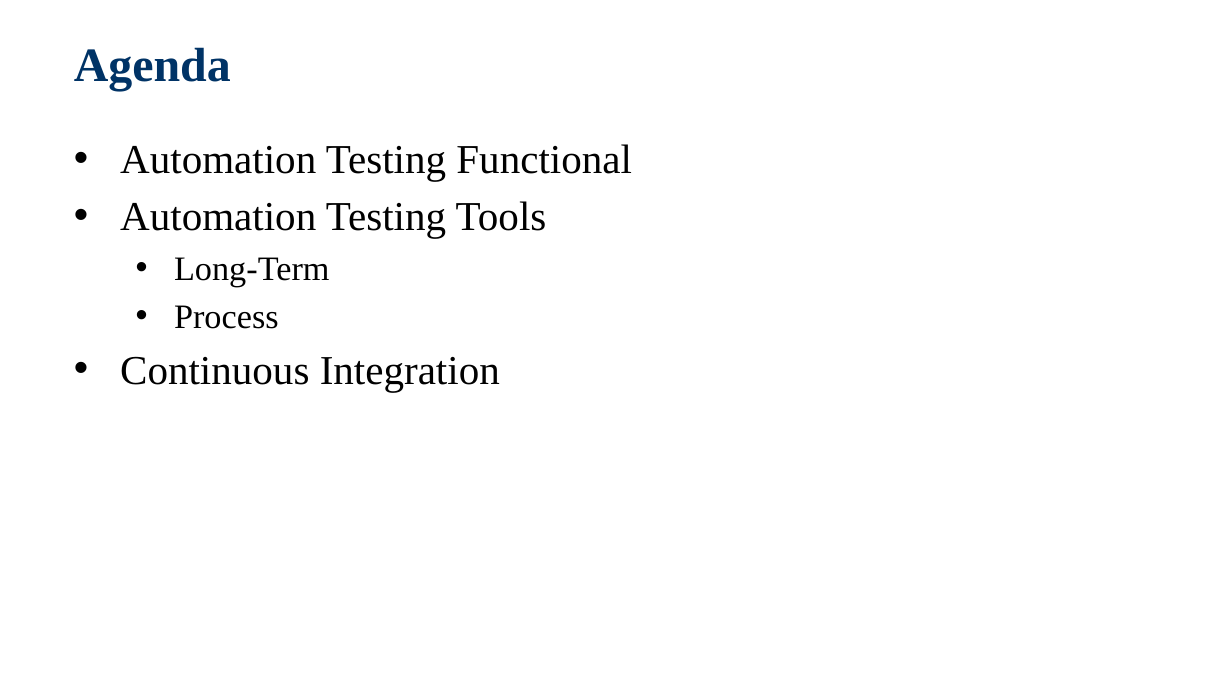
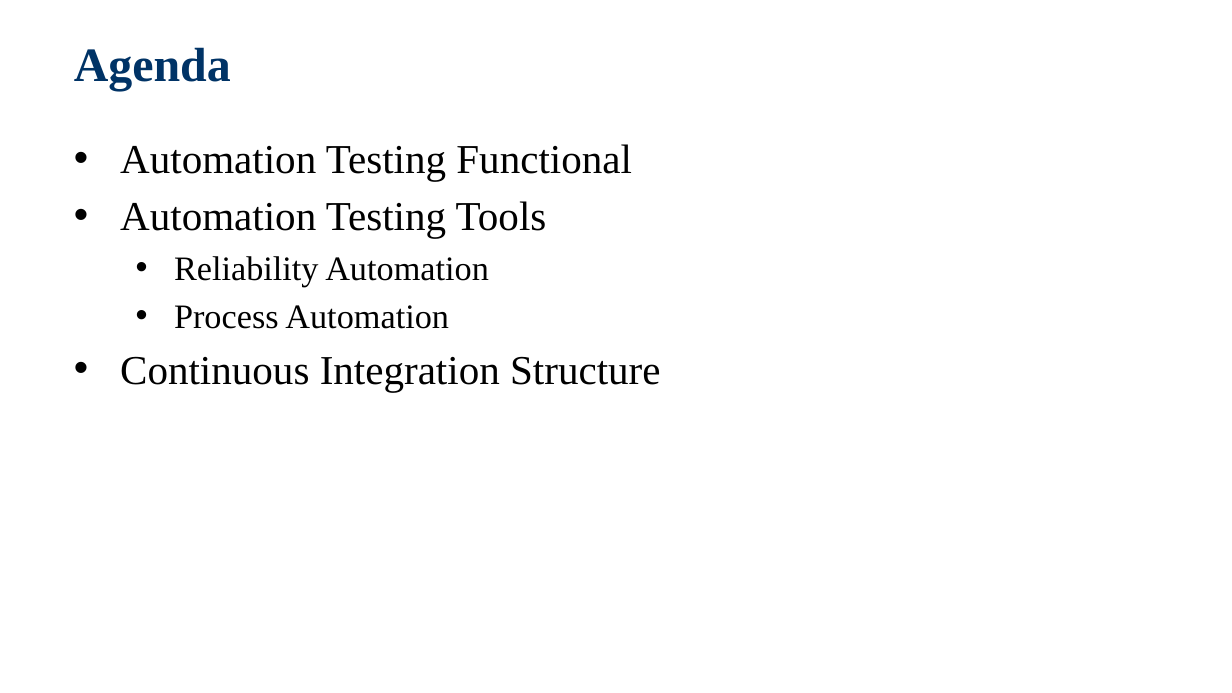
Before and after one commit to jackiejay888/automation, a slide deck: slide 2 of kpi/Automation Testing_Demo/Automation Testing_20200311.pptx. Drawn at 1232x693 pixels with LibreOffice and Linux fonts; fonts in the diff are those of the drawing; background and template pictures are left out. Boxes give left, top, right and bottom in pixels: in the first picture for what was removed or moved away, otherwise in the second. Text is boxed around its words. In the diff, an @@ line names an element or a change of style, - is before the commit and + after.

Commit message:
Update the kpi

```diff
--- a/kpi/Automation Testing_Demo/Automation Testing_20200311.pptx
+++ b/kpi/Automation Testing_Demo/Automation Testing_20200311.pptx
@@ text at bbox=[120, 256, 660, 392]: text changed; size 24 to 20 pt @@
-  • Long-Term
-  • Process
-• Continuous Integration
+  • Reliability Automation
+  • Process Automation
+• Continuous Integration Structure
```
Also in this commit, not shown: 2 other slides changed.
